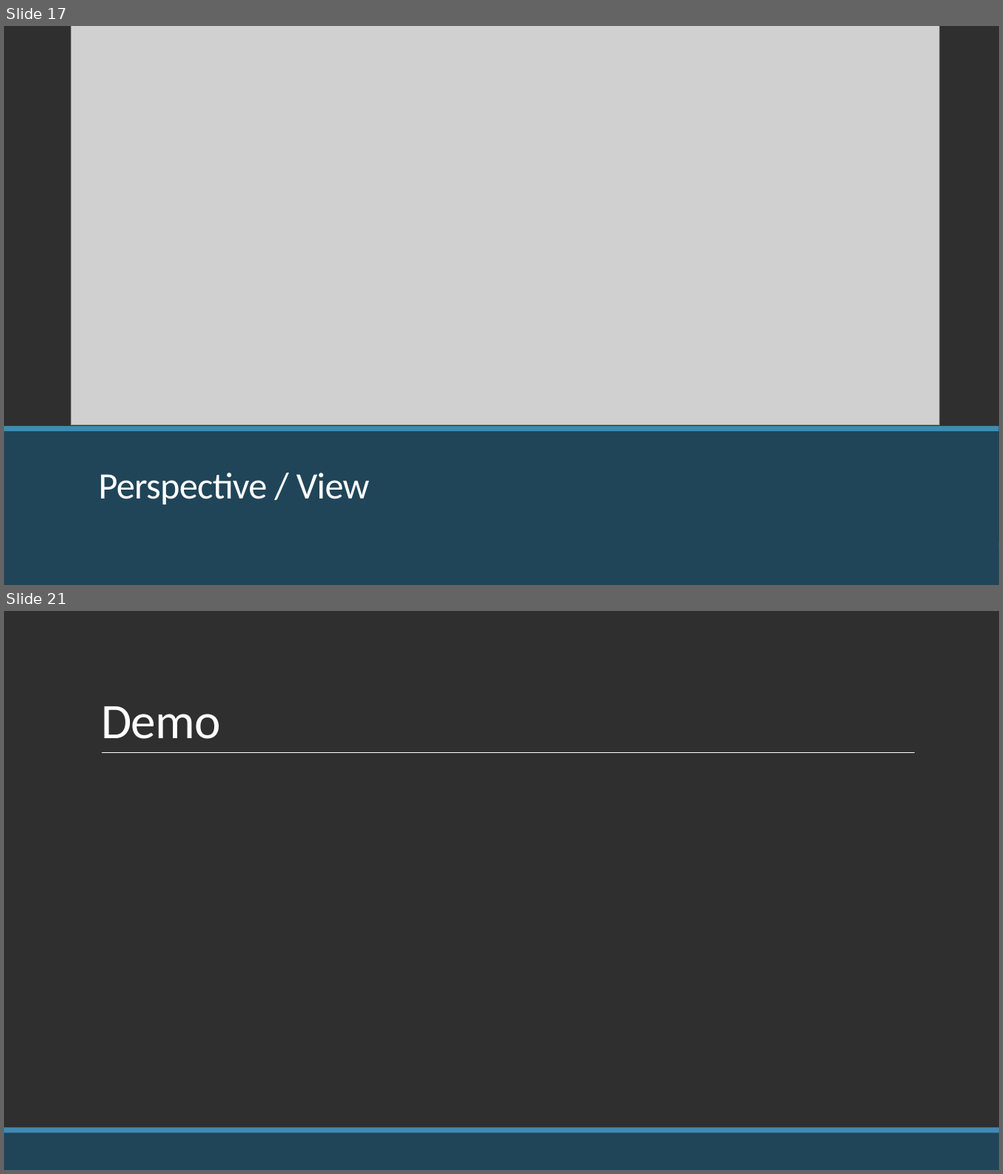
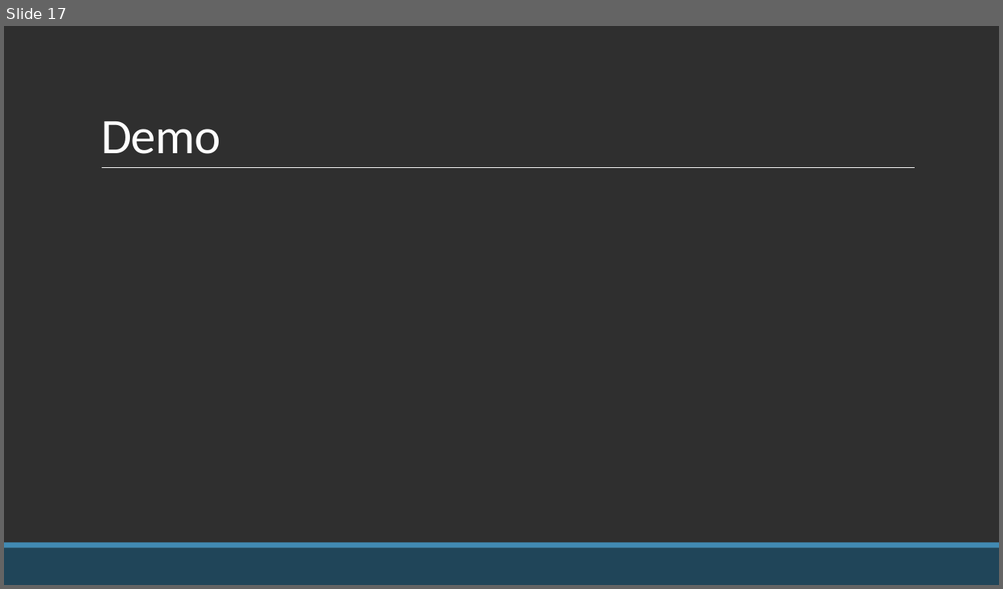
Before and after one commit to chucknuris/BallWall, a slide deck: presentation/ballwall.pptx. Shown one above the other, each under a label of ours: slides 17 and 21 before the commit, slide 17 after it; the slides between them are not shown. The pictures are 1003x1174 and 1003x589 pixels, drawn with LibreOffice and Linux fonts; fonts in the diff are those of the drawing; grey boxes stand for pictures. Boxes give left, top, right and bottom in pixels: in the first picture for what was removed or moved away, otherwise in the second. Text is boxed around its words. In the diff, an @@ line names an element or a change of style, - is before the commit and + after.

```diff
--- a/presentation/ballwall.pptx
+++ b/presentation/ballwall.pptx
@@ slide 17 removed at box(4, 26, 999, 585), background #2F2F2F @@
@@ picture removed at box(71, 26, 939, 425) @@
@@ rectangle removed at box(4, 430, 999, 585) @@
@@ rectangle removed at box(4, 426, 999, 432) @@
@@ title removed at box(99, 473, 370, 505) @@
-Perspective / View
@@ rectangle removed at box(4, 548, 999, 585) @@
@@ rectangle removed at box(4, 543, 999, 548) @@
@@ what was slide 21 is now slide 17 @@
```
Also in this commit, not shown: 1 slide changed, 1 slide added, 4 other slides removed, 2 other files.
